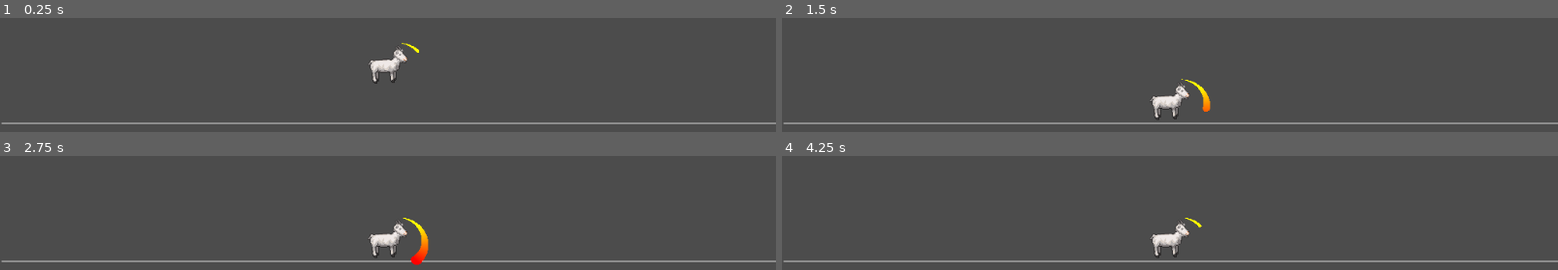
Above: before the commit, frames 1-4 (two rows, left to right).
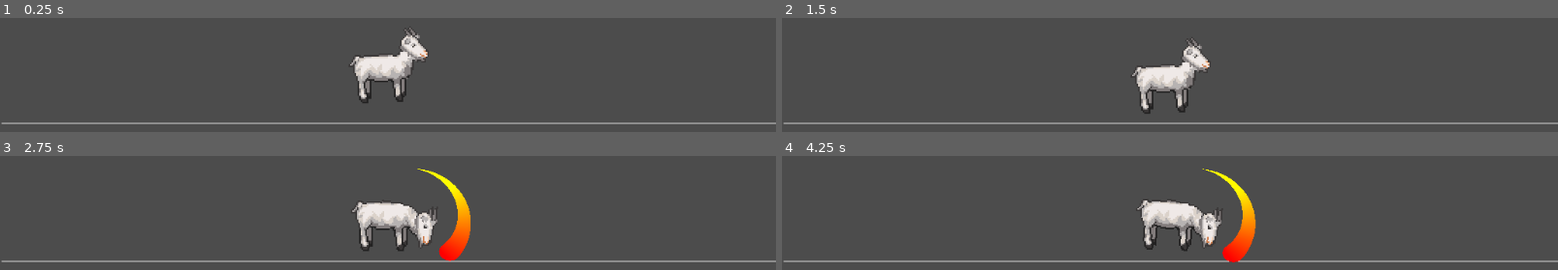
Above: after the commit, the same moments.

Repository: gilzoide/bode-espirratorio
Game: Godot game, scene res://Levels/Empty.tscn
Same seed, same stepped clock (60 frames per second), same inputs: the game is played once before the commit and once after it.
Inputs:
- Up to frame 1 (0.25 s): no input
- Up to frame 2 (1.5 s): hold Space (espirro) 0.53-1.28 s; tap Space (espirro) at 1.35 s
- Up to frame 3 (2.75 s): hold Space (espirro) from 2.03 s (still down)
- Up to frame 4 (4.25 s): release Space (espirro) at 2.78 s; tap Space (espirro) at 2.85 s; hold Space (espirro) from 3.53 s (still down)

The runs differ from the first frame. In frame 1, 2.4% of the frame differs, in the area x 45-56%, y 8-75%; in frame 2, 3.3%; in frame 3, 4.9%, in the area x 45-61%, y 11-96%; in frame 4, 4.7%.

Commit message:
Add AnimationPlayer and use animations for espirro

Diff:
--- a/src/Player/Bode.gd
+++ b/src/Player/Bode.gd
@@ -1,4 +1,13 @@
 extends RigidBody2D
+
+export(Vector2) var sneeze_impulse : Vector2 = Vector2.UP
+export(float) var sneeze_torque : float = 30
+export(float) var sneezing_speed_factor : float = 0.1
+
+onready var intensity_gauge = $Visuals/IntensityGauge
+onready var sprite = $Visuals/Sprite
+onready var animation_player = $AnimationPlayer
+var is_sneezing : bool = false
 
 func _ready() -> void:
 	set_process_input(true)
@@ -6,7 +15,22 @@
 func _input(event: InputEvent) -> void:
 	if event.is_action_pressed("espirro"):
 		start_sneezing()
+		animation_player.play("ComecaEspirrar")
+	elif event.is_action_released("espirro"):
+		animation_player.play("Espirro")
 
+func _integrate_forces(state: Physics2DDirectBodyState) -> void:
+	if is_sneezing:
+		state.angular_velocity *= sneezing_speed_factor
+		state.linear_velocity *= sneezing_speed_factor
 
 func start_sneezing() -> void:
-	pass
+	is_sneezing = true
+
+func stop_sneezing() -> void:
+	is_sneezing = false
+
+func sneeze() -> void:
+	stop_sneezing()
+	apply_torque_impulse(sneeze_torque * intensity_gauge.angle)
+	apply_central_impulse(sneeze_impulse.rotated(rotation) * intensity_gauge.angle)
--- a/src/Player/IntensityGauge/IntensityGauge.gd
+++ b/src/Player/IntensityGauge/IntensityGauge.gd
@@ -1,23 +1,11 @@
 extends CanvasItem
 
-export(float) var duration : float = 1
-export(float) var speed : float = 1
-export(bool) var looping : bool = true
-var time : float = 0
-var value : float = 0
+export(float, 0, 1) var angle : float = 0 setget set_angle, get_angle
+var _angle: float = 0
 
-func _ready() -> void:
-	set_process(true)
+func set_angle(value: float) -> void:
+	_angle = value
+	material.set_shader_param("textured_angle", value)
 
-func _process(delta: float) -> void:
-	time += delta * speed
-	if time > duration or time < 0:
-		if not looping:
-			set_process(false)
-		speed = -speed
-		time = clamp(time, 0, duration)
-	set_angle(value)
-	value = time / duration
-
-func set_angle(angle: float) -> void:
-	material.set_shader_param("textured_angle", angle)
+func get_angle() -> float:
+	return _angle
--- a/src/Player/Player.tscn
+++ b/src/Player/Player.tscn
@@ -1,33 +1,41 @@
-[gd_scene load_steps=7 format=2]
+[gd_scene load_steps=9 format=2]
 
 [ext_resource path="res://Player/bode_spriteframes.tres" type="SpriteFrames" id=1]
 [ext_resource path="res://Player/Bode.gd" type="Script" id=2]
 [ext_resource path="res://Player/IntensityGauge/intensity_gauge_gradienttexture.tres" type="Texture" id=3]
 [ext_resource path="res://Player/IntensityGauge/intensity_gauge_curve_shadermaterial.tres" type="Material" id=4]
 [ext_resource path="res://Player/IntensityGauge/IntensityGauge.gd" type="Script" id=5]
+[ext_resource path="res://Player/Player_ComecaEspirrar_animation.tres" type="Animation" id=6]
+[ext_resource path="res://Player/Player_Espirro_animation.tres" type="Animation" id=7]
 
 [sub_resource type="CapsuleShape2D" id=1]
-radius = 28.0
+radius = 50.0
+height = 22.0
 
 [node name="Player" type="RigidBody2D"]
 script = ExtResource( 2 )
+sneeze_torque = 3000.0
 
 [node name="CollisionShape2D" type="CollisionShape2D" parent="."]
 rotation = 1.5708
 shape = SubResource( 1 )
 
-[node name="Sprite" type="AnimatedSprite" parent="."]
-position = Vector2( 2, -2 )
+[node name="Visuals" type="Node2D" parent="."]
+scale = Vector2( 2, 2 )
+
+[node name="Sprite" type="AnimatedSprite" parent="Visuals"]
+position = Vector2( 3, -1 )
 frames = ExtResource( 1 )
 animation = "espirro"
 
-[node name="IntensityGauge" type="Sprite" parent="."]
+[node name="IntensityGauge" type="Sprite" parent="Visuals"]
+visible = false
 material = ExtResource( 4 )
 position = Vector2( 15.3283, 6.15119 )
 scale = Vector2( 38, 72 )
 texture = ExtResource( 3 )
 script = ExtResource( 5 )
 
-[node name="Camera2D" type="Camera2D" parent="."]
-current = true
-zoom = Vector2( 0.5, 0.5 )
+[node name="AnimationPlayer" type="AnimationPlayer" parent="."]
+anims/ComecaEspirrar = ExtResource( 6 )
+anims/Espirro = ExtResource( 7 )
--- /dev/null
+++ b/src/Player/Player_ComecaEspirrar_animation.tres
@@ -0,0 +1,42 @@
+[gd_resource type="Animation" format=2]
+
+[resource]
+resource_name = "ComecaEspirrar"
+length = 2.0
+loop = true
+tracks/0/type = "value"
+tracks/0/path = NodePath("Visuals/Sprite:scale")
+tracks/0/interp = 2
+tracks/0/loop_wrap = true
+tracks/0/imported = false
+tracks/0/enabled = true
+tracks/0/keys = {
+"times": PoolRealArray( 0, 1, 2 ),
+"transitions": PoolRealArray( 1, 1, 1 ),
+"update": 0,
+"values": [ Vector2( 1, 1 ), Vector2( 1, 1.05 ), Vector2( 1, 1 ) ]
+}
+tracks/1/type = "value"
+tracks/1/path = NodePath("Visuals/IntensityGauge:angle")
+tracks/1/interp = 1
+tracks/1/loop_wrap = true
+tracks/1/imported = false
+tracks/1/enabled = true
+tracks/1/keys = {
+"times": PoolRealArray( 0, 1, 2 ),
+"transitions": PoolRealArray( 1, 1, 1 ),
+"update": 0,
+"values": [ 0.0, 1.0, 0.0 ]
+}
+tracks/2/type = "value"
+tracks/2/path = NodePath("Visuals/IntensityGauge:visible")
+tracks/2/interp = 1
+tracks/2/loop_wrap = true
+tracks/2/imported = false
+tracks/2/enabled = true
+tracks/2/keys = {
+"times": PoolRealArray( 0 ),
+"transitions": PoolRealArray( 1 ),
+"update": 1,
+"values": [ true ]
+}
--- /dev/null
+++ b/src/Player/Player_Espirro_animation.tres
@@ -0,0 +1,43 @@
+[gd_resource type="Animation" format=2]
+
+[resource]
+resource_name = "Espirro"
+length = 0.7
+tracks/0/type = "value"
+tracks/0/path = NodePath("Visuals/Sprite:frame")
+tracks/0/interp = 1
+tracks/0/loop_wrap = true
+tracks/0/imported = false
+tracks/0/enabled = true
+tracks/0/keys = {
+"times": PoolRealArray( 0, 0.1, 0.2, 0.65, 0.7 ),
+"transitions": PoolRealArray( 1, 1, 1, 1, 1 ),
+"update": 1,
+"values": [ 0, 1, 2, 1, 0 ]
+}
+tracks/1/type = "method"
+tracks/1/path = NodePath(".")
+tracks/1/interp = 1
+tracks/1/loop_wrap = true
+tracks/1/imported = false
+tracks/1/enabled = true
+tracks/1/keys = {
+"times": PoolRealArray( 0.1 ),
+"transitions": PoolRealArray( 1 ),
+"values": [ {
+"args": [  ],
+"method": "sneeze"
+} ]
+}
+tracks/2/type = "value"
+tracks/2/path = NodePath("Visuals/IntensityGauge:visible")
+tracks/2/interp = 1
+tracks/2/loop_wrap = true
+tracks/2/imported = false
+tracks/2/enabled = true
+tracks/2/keys = {
+"times": PoolRealArray( 0 ),
+"transitions": PoolRealArray( 1 ),
+"update": 1,
+"values": [ false ]
+}
--- a/src/Player/bode_spriteframes.tres
+++ b/src/Player/bode_spriteframes.tres
@@ -1,36 +1,23 @@
-[gd_resource type="SpriteFrames" load_steps=6 format=2]
+[gd_resource type="SpriteFrames" load_steps=5 format=2]
 
 [ext_resource path="res://Player/goat.png" type="Texture" id=1]
 
 [sub_resource type="AtlasTexture" id=1]
-flags = 4
 atlas = ExtResource( 1 )
 region = Rect2( 0, 0, 64, 64 )
 
 [sub_resource type="AtlasTexture" id=2]
-flags = 4
-atlas = ExtResource( 1 )
-region = Rect2( 0, 0, 64, 64 )
-
-[sub_resource type="AtlasTexture" id=3]
-flags = 4
 atlas = ExtResource( 1 )
 region = Rect2( 64, 0, 64, 64 )
 
-[sub_resource type="AtlasTexture" id=4]
-flags = 4
+[sub_resource type="AtlasTexture" id=3]
 atlas = ExtResource( 1 )
 region = Rect2( 128, 0, 64, 64 )
 
 [resource]
 animations = [ {
-"frames": [ SubResource( 1 ) ],
-"loop": true,
-"name": "default",
-"speed": 5.0
-}, {
-"frames": [ SubResource( 2 ), SubResource( 3 ), SubResource( 4 ) ],
-"loop": true,
+"frames": [ SubResource( 1 ), SubResource( 2 ), SubResource( 3 ), SubResource( 3 ) ],
+"loop": false,
 "name": "espirro",
-"speed": 5.0
+"speed": 15.0
 } ]
